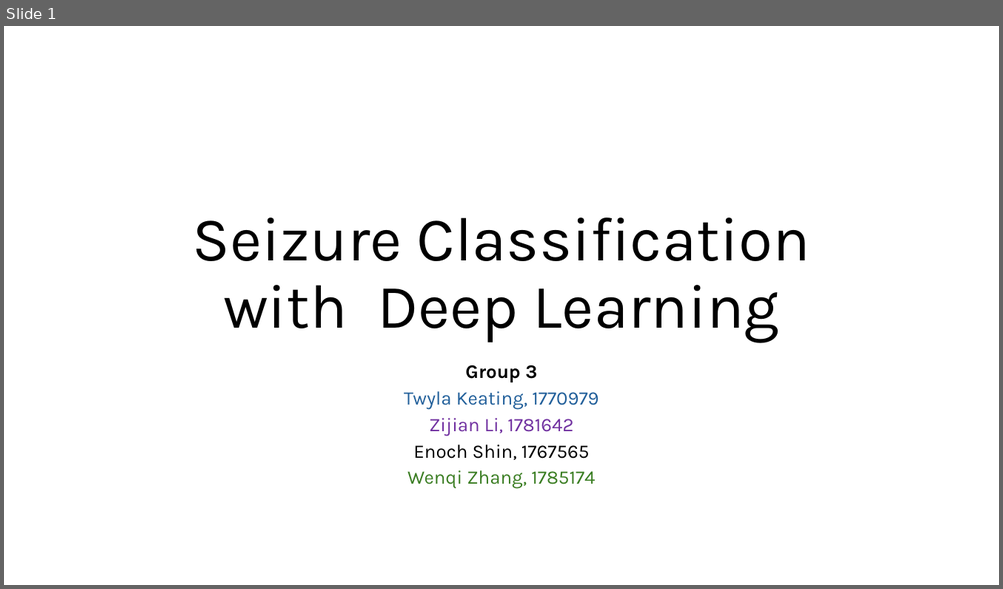
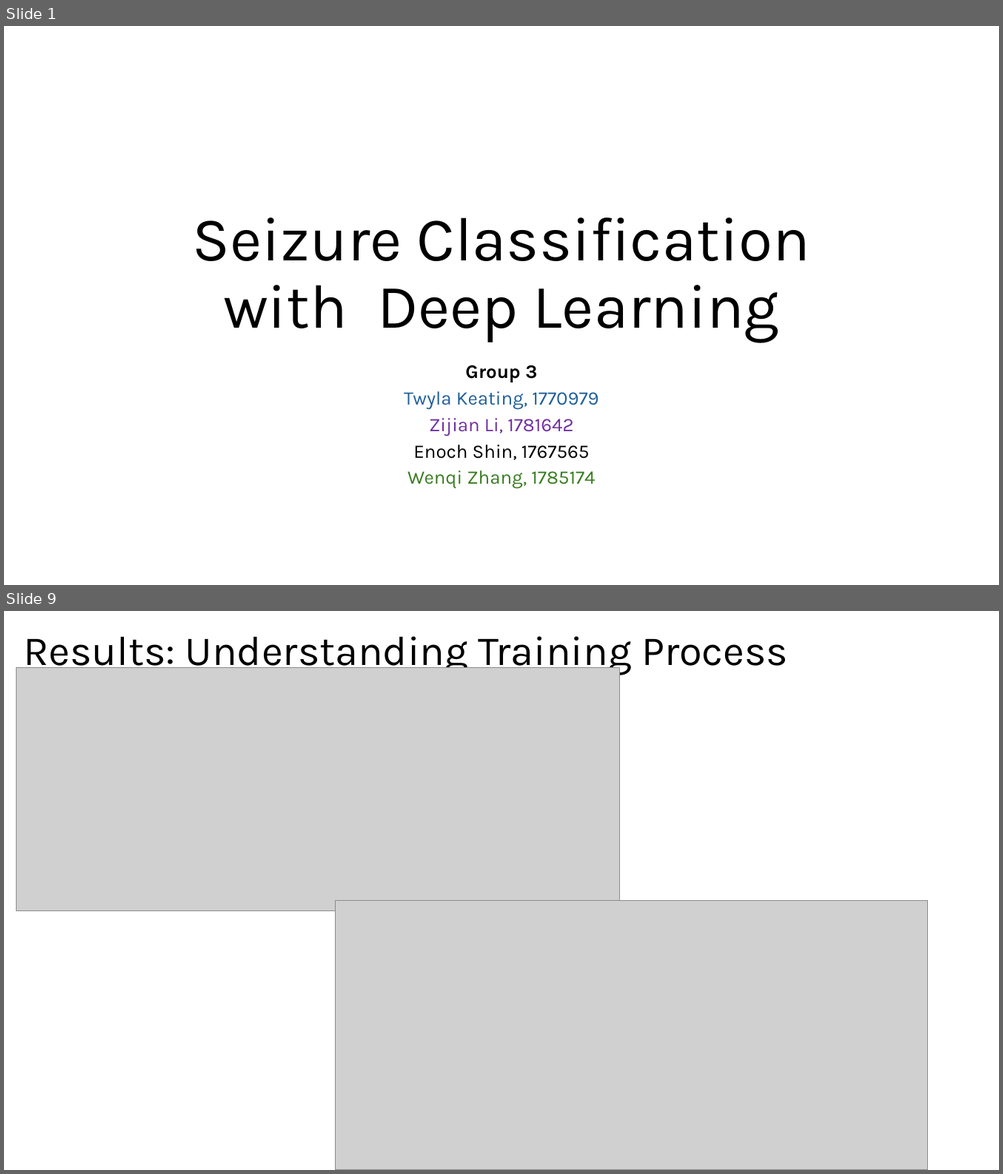
Before and after one commit to eshin21/EpilepsyDeepLearning, a slide deck: Group 3 Seizures Deep Learning Presentation.pptx. Shown one above the other, each under a label of ours: slide 1 before the commit, slides 1 and 9 after it; the slides between them are not shown. The pictures are 1003x589 and 1003x1174 pixels, drawn with LibreOffice and Linux fonts; fonts in the diff are those of the drawing; grey boxes stand for pictures. Boxes give left, top, right and bottom in pixels: in the first picture for what was removed or moved away, otherwise in the second. Text is boxed around its words. In the diff, an @@ line names an element or a change of style, - is before the commit and + after.

```diff
--- a/Group 3 Seizures Deep Learning Presentation.pptx
+++ b/Group 3 Seizures Deep Learning Presentation.pptx
@@ slide 9 added at <box>4,611,999,1170</box>, background #FFFFFF @@
@@ title added at <box>23,636,788,675</box>, 40 pt, text #000000 @@
+Results: Understanding Training Process
@@ picture added at <box>16,668,620,911</box> @@
@@ picture added at <box>336,901,928,1170</box> @@
```
Also in this commit, not shown: 2 slides changed, 10 other slides added, 19 slides removed.
